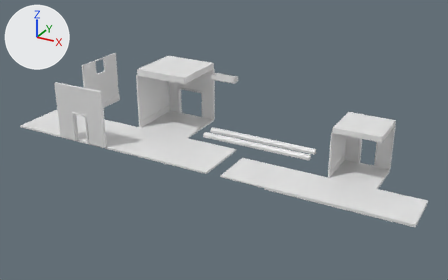
A saved change to the FBX model Project Grayclaw/Assets/Art/Meshes/Maintnence Tunnels/Maintence Tunnels.fbx.
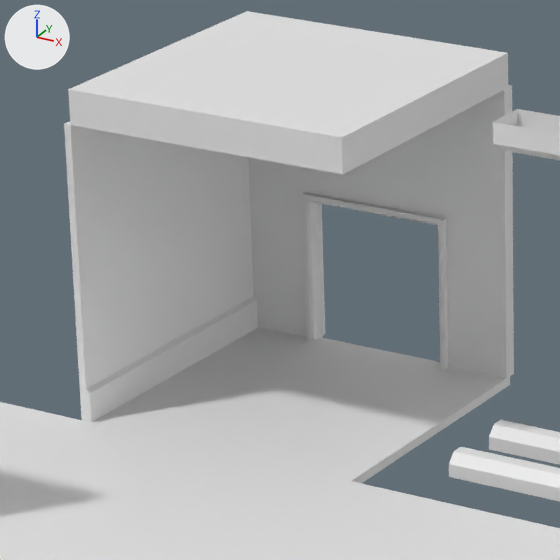
There are two pictures of each version: one whole from a 50 mm lens placed at (23.84, -36.16, 17.56), pointed at (5.24, -2.34, 0.65), one close up on the part from 28% to 50% of the width and 19% to 54% of the height. The axes (+X, +Y, +Z) are drawn at upper left. The lights are the same throughout. Where no turn or scale is listed for an object, it has been applied to the vertices.

The scene before the commit, as lines of its bpy script (objects in view):
```python
me_plane_043 = bpy.data.meshes.new('Plane.043')
me_plane_043.from_pydata(...)  # 113 vertices, 220 faces; spans x -2.0..2.0, y -0.18..0.18, z -2.0..2.0
me_plane_043.materials.append(mat_master)  # its picture is missing
me_plane_049 = bpy.data.meshes.new('Plane.049')
me_plane_049.from_pydata(...)  # 12 vertices, 18 faces; spans x -0.9..0.9, y -0.3..0.3, z 0.02..0.4
me_plane_049.materials.append(mat_master)  # its picture is missing
me_plane_050 = bpy.data.meshes.new('Plane.050')
me_plane_050.from_pydata(...)  # 34 vertices, 64 faces; spans x -2.0..2.0, y -2.0..2.0, z 0.0..0.46
me_plane_050.materials.append(mat_master)  # its picture is missing
ob_cieling_large = bpy.data.objects.new('Cieling Large', me_plane_050)
ob_cieling_large.location = (0.0, 0.0, 4.0)
ob_cieling_light = bpy.data.objects.new('Cieling Light', me_plane_049)
ob_cieling_light.location = (4.0, 0.0, 3.95)
ob_doorframe_large_2 = bpy.data.objects.new('DoorFrame_Large_2', me_plane_043)
ob_doorframe_large_2.location = (0.0, 2.0, 2.0)
# also in view: 'Floor_TJunction_Large' at (0.0, -4.0, -0.06); 'Floor_Junction_Large' at (4.0, -4.0, -0.06); 'Floor_Large' at (0.0, 0.0, -0.06); 'Trim_Caution' at (5.0, -1.15, 0.15); 'Wall_large' at (-2.02, 0.0, 2.0)
```
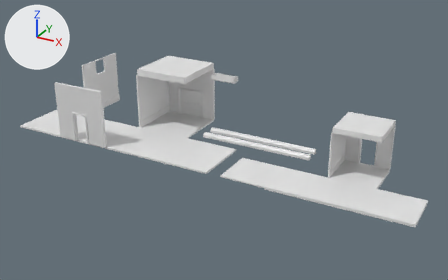
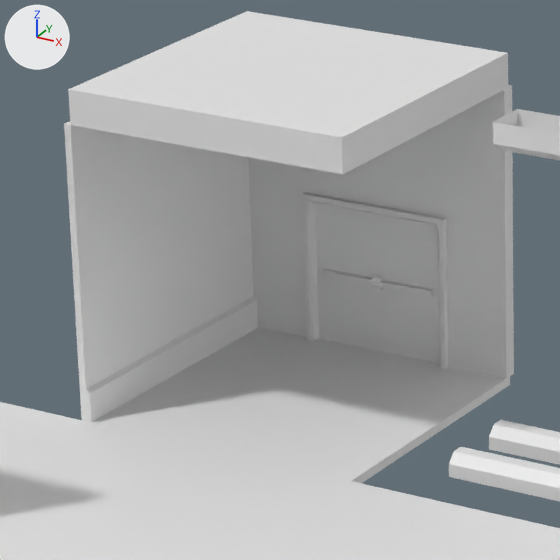
Where the change shows, as pixel boxes [x1, y1, x2, y2] in the close-ups (560 x 560 px):
'Door_L', added
    after: [375, 214, 440, 363]
'Door_R', added
    after: [315, 203, 380, 351]

The change, as a diff of the scene's bpy script:
```diff
--- a/Project Grayclaw/Assets/Art/Meshes/Maintnence Tunnels/Maintence Tunnels.fbx.py
+++ b/Project Grayclaw/Assets/Art/Meshes/Maintnence Tunnels/Maintence Tunnels.fbx.py
@@ img_door_door_normal_png @@
+img_door_door_normal_png = load_image('Door_Door_Normal.png', '../../Materials/Door_Door_Normal.png', 1024, 1024, 'Non-Color')
@@ mat_door @@
+mat_door = bpy.data.materials.new('Door')
+mat_door.use_nodes = True; mat_door.node_tree.nodes.clear()
+_N = mat_door.node_tree.nodes; _L = mat_door.node_tree.links
+n0 = _N.new('ShaderNodeBsdfPrincipled'); n0.name = 'Principled BSDF'
+n1 = _N.new('ShaderNodeOutputMaterial'); n1.name = 'Material Output'
+n2 = _N.new('ShaderNodeTexImage'); n2.name = 'Image Texture.003'
+n2.image = img_door_door_normal_png
+n3 = _N.new('ShaderNodeNormalMap'); n3.name = 'Normal Map'
+_L.new(n2.outputs[0], n3.inputs[1])  # 'Color' to 'Color'
+_L.new(n3.outputs[0], n0.inputs[5])  # 'Normal' to 'Normal'
+_L.new(n0.outputs[0], n1.inputs[0])  # 'BSDF' to 'Surface'
@@ me_plane_051 @@
+me_plane_051.from_pydata(...)  # 136 vertices, 208 faces; spans x 0.0..1.0, y -0.13..0.13, z -1.0..1.0
+me_plane_051.materials.append(mat_door)  # its picture is missing
@@ me_plane_052 @@
+me_plane_052.from_pydata(...)  # 136 vertices, 208 faces; spans x -1.0..0.0, y -0.13..0.13, z -1.0..1.0
+me_plane_052.materials.append(mat_door)  # its picture is missing
@@ ob_door_r @@
+ob_door_r = bpy.data.objects.new('Door_R', me_plane_051)
+ob_door_r.location = (-1.0, 2.0, 1.0)
@@ ob_door_l @@
+ob_door_l = bpy.data.objects.new('Door_L', me_plane_052)
+ob_door_l.location = (1.0, 2.0, 1.0)
```
